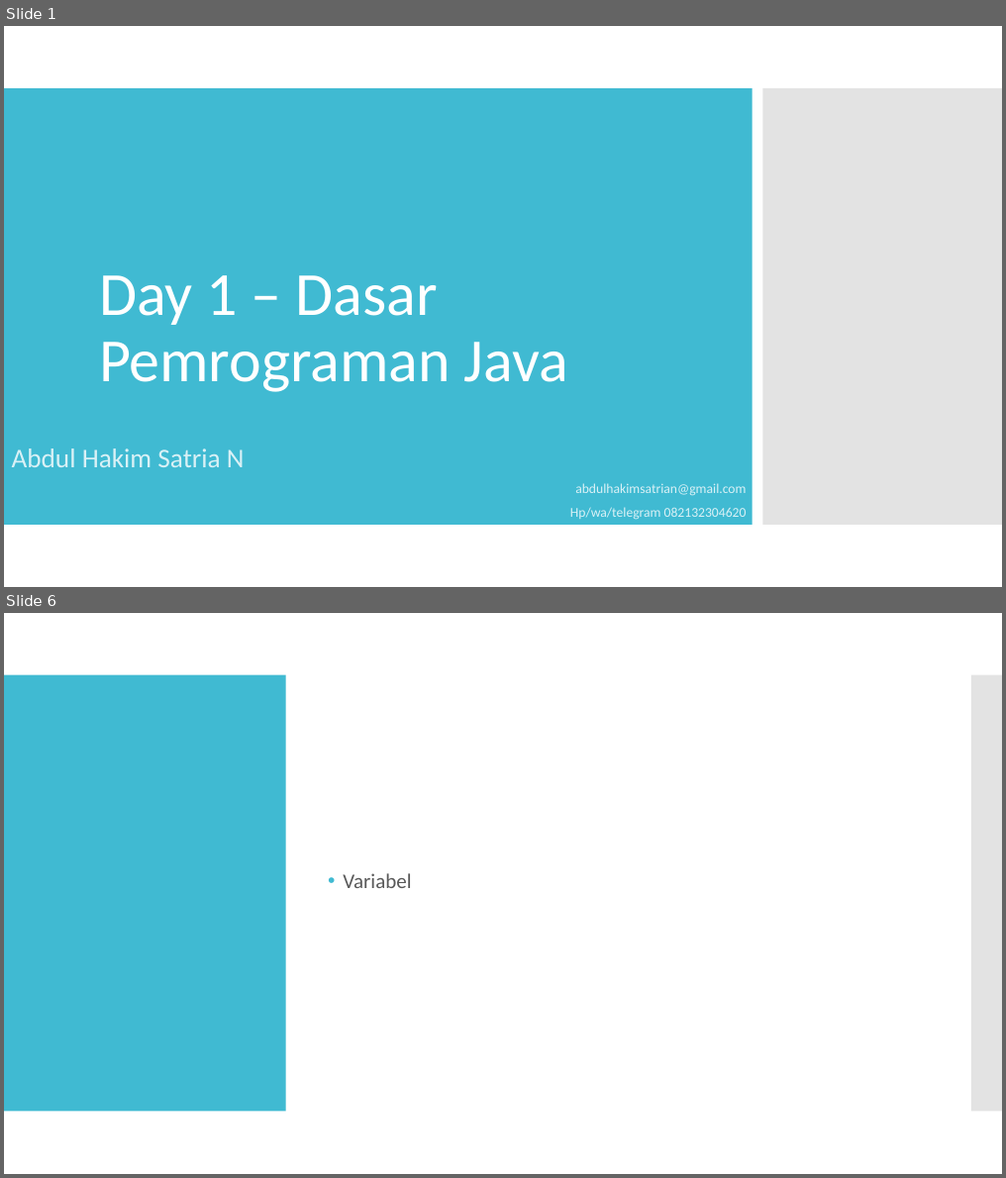
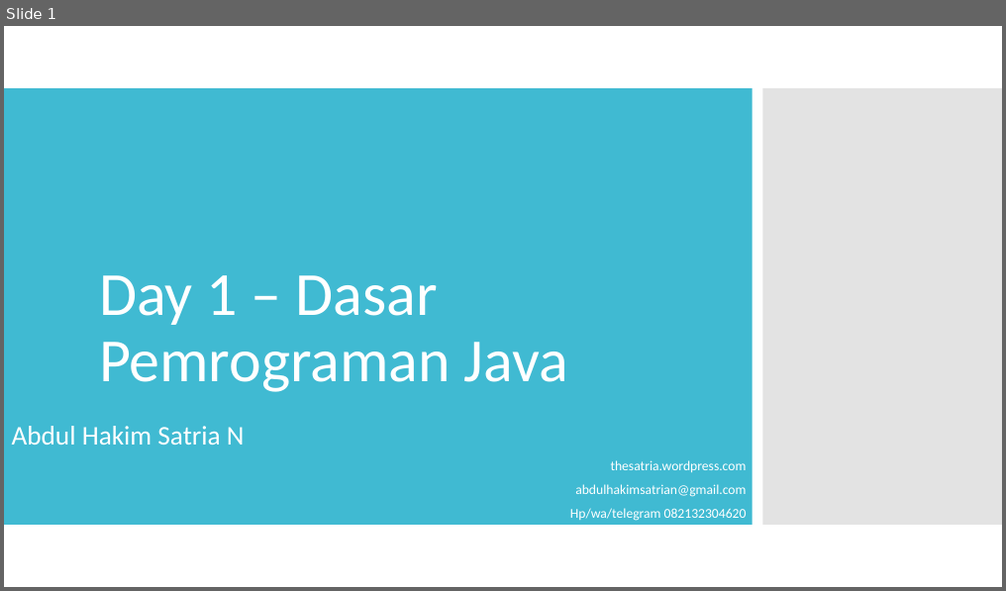
Before and after one commit to satrianusantara/JavaBasic, a slide deck: Materi/Day 1 – Dasar Pemrograman Java.ppt. Shown one above the other, each under a label of ours: slides 1 and 6 before the commit, slide 1 after it; the slides between them are not shown. The pictures are 1006x1178 and 1006x591 pixels, drawn with LibreOffice and Linux fonts; fonts in the diff are those of the drawing. Boxes give left, top, right and bottom in pixels: in the first picture for what was removed or moved away, otherwise in the second. Text is boxed around its words. In the diff, an @@ line names an element or a change of style, - is before the commit and + after.

```diff
--- a/Materi/Day 1 – Dasar Pemrograman Java.ppt
+++ b/Materi/Day 1 – Dasar Pemrograman Java.ppt
@@ slide 6 removed at (4,613,1002,1174), background #FFFFFF @@
@@ rectangle removed at (4,675,286,1111) @@
@@ rectangle removed at (970,675,1002,1111) @@
@@ text removed at (343,873,411,888) @@
-• Variabel
@@ slide 1 changed as well @@
@@ subtitle "Abdul Hakim Satria N": place and size @@
-subtitle "Abdul Hakim Satria N" at (12,449,746,520)
+subtitle "Abdul Hakim Satria N" at (12,426,746,521)
@@ subtitle at (12,426,746,521): text colour #D9F1F6 to #FFFFFF in "Abdul Hakim Satria N", "abdulhakimsatrian@gmail.com", "Hp/wa/telegram 082132304620" @@
@@ subtitle at (611,461,746,472): paragraph added @@
+thesatria.wordpress.com
```
Also in this commit, not shown: 20 slides added, 5 other slides removed.
